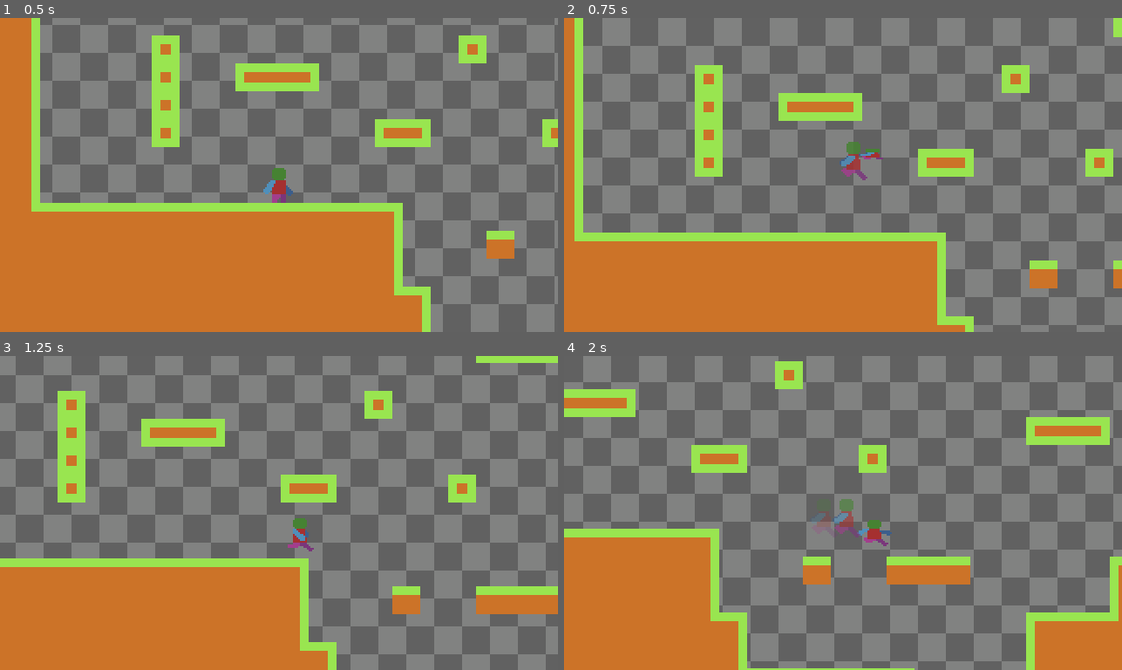
Above: before the commit, frames 1-4 (two rows, left to right).
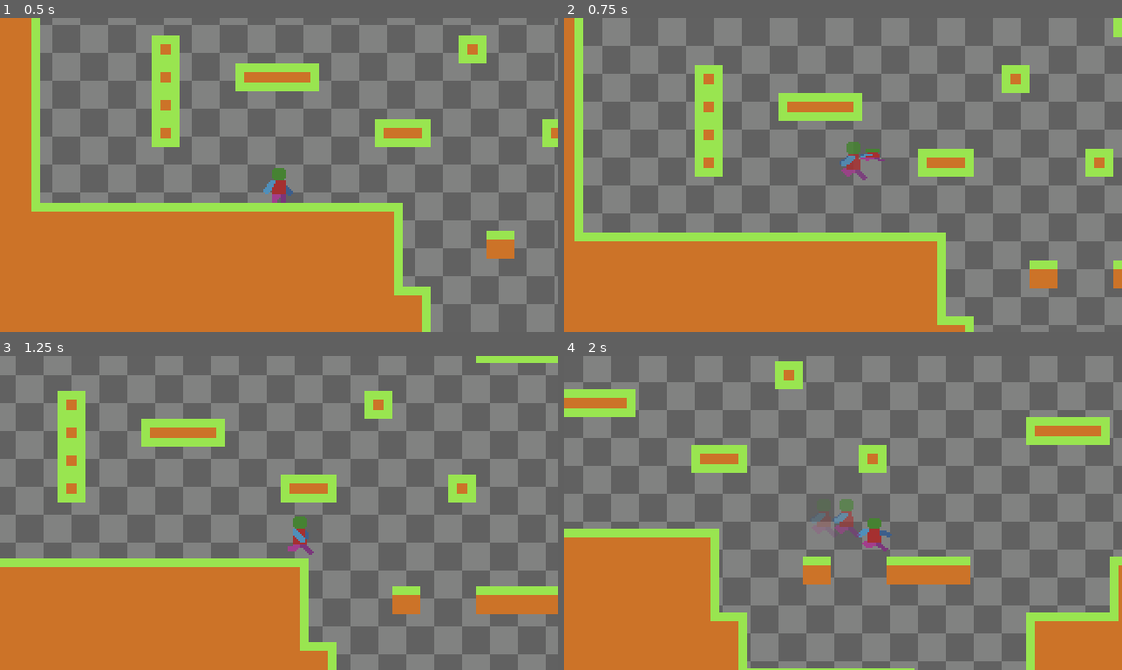
Above: after the commit, the same moments.

Repository: Vladimir91f/TheWayHome2DGame
Game: Godot game, scene res://World/World.tscn
The game is run twice, just before and just after one commit, with the same random seed, the same clock (stepped at 60 frames per second) and the same inputs.
Inputs:
- Up to frame 1 (0.5 s): no input
- Up to frame 2 (0.75 s): tap Enter at 0.5 s; hold D (KeyRight) from 0.53 s (still down); hold Space (KeyJump) from 0.53 s (still down); tap Shift (KeyDash) at 0.6 s
- Up to frame 3 (1.25 s): keep holding D (KeyRight); keep holding Space (KeyJump)
- Up to frame 4 (2 s): keep holding D (KeyRight); release Space (KeyJump) at 1.28 s; tap Space (KeyJump) at 1.35, 1.52, 1.82 s; tap Shift (KeyDash) at 1.55 s

Frame 1 is identical in both runs. In frame 2, less than 0.1% of the frame differs, in the area x 52-58%, y 42-46%; in frame 3, 0.1%; in frame 4, 0.2%, in the area x 52-59%, y 51-63%.

Commit message:
Refactor Part 3.

Diff:
--- a/Entity/Player/Player.gd
+++ b/Entity/Player/Player.gd
@@ -12,13 +12,9 @@
 
 @onready var JumpBufferTimer = $Timers/JumpBufferTimer
 @onready var CoyoteTimer = $Timers/CoyoteTimer
-@onready var DashBuffer: Timer = $Timers/DashBuffer
-@onready var DashTimer: Timer = $Timers/DashTimer
 
 @onready var RCWallKickLeft = $Raycasts/WallJump/WallKickLeft
 @onready var RCWallKickRight = $Raycasts/WallJump/WallKickRight
-
-@onready var DashGhost: CPUParticles2D = $GraphicsEffects/Dash/DashGhost
 
 
 # Physics variables
@@ -32,15 +28,6 @@
 const GravityFall = 700
 const MaxFallVelocity = 700
 
-const WallKickAcceleration = 4
-const WallKickDeceleration = 5
-const WallJumpYSpeedPeak = 0 # Скорость при которой прыжок от стены закончится и перейдет в состояние падения
-
-const DashSpeed = 300
-const DashAcceleration = 4
-const DashTime = 0.15
-const DashDelayEffect = 30
-
 # Player variables
 var moveSpeed = RunSpeed
 var Acceleration = GroundAcceleration
@@ -48,12 +35,7 @@
 var moveDirectionX = 0
 var wallDirection = Vector2.ZERO
 
-var dashDirection: Vector2
 var facing = 1
-
-var squishX = 1.0
-var squishY = 1.0
-var squishStep = 0.02
 
 # Input variables
 var keyUp = false
@@ -89,11 +71,23 @@
 	move_and_slide()
 
 	# Update Squish
-	UpdateSquish()
+	FSM.Dash.UpdateSquish()
 
 #endregion
 
 #region Custom functions
+
+func GetInputStates():
+	keyUp = Input.is_action_pressed("KeyUp")
+	keyDown = Input.is_action_pressed("KeyDown")
+	keyLeft = Input.is_action_pressed("KeyLeft")
+	keyRight = Input.is_action_pressed("KeyRight")
+	keyJump = Input.is_action_pressed("KeyJump")
+	keyJumpPressed = Input.is_action_just_pressed("KeyJump")
+	keyDash = Input.is_action_just_pressed("KeyDash")
+
+	if(keyRight): facing = 1
+	if(keyLeft): facing = -1
 
 func HorizontalMovement(acceleration: float = Acceleration, deceleration: float = Deceleration):
 	moveDirectionX = Input.get_axis("KeyLeft", "KeyRight")
@@ -111,49 +105,9 @@
 		FSM.Dash.dashes = 0
 		FSM.ChangeState(FSM.Idle)
 
-func GetWallDirection():
-	if(RCWallKickRight.is_colliding()):
-		wallDirection = Vector2.RIGHT
-	elif(RCWallKickLeft.is_colliding()):
-		wallDirection = Vector2.LEFT
-	else:
-		wallDirection = Vector2.ZERO
-
-func GetDashDirection() -> Vector2:
-	var _dir = Vector2.ZERO
-	if(!keyLeft and !keyRight and !keyUp and !keyDown):
-		_dir = Vector2(facing, 0)
-	else:
-		_dir = Vector2(Input.get_axis("KeyLeft", "KeyRight"), Input.get_axis("KeyUp", "KeyDown"))
-	return _dir
-
-func GetInputStates():
-	keyUp = Input.is_action_pressed("KeyUp")
-	keyDown = Input.is_action_pressed("KeyDown")
-	keyLeft = Input.is_action_pressed("KeyLeft")
-	keyRight = Input.is_action_pressed("KeyRight")
-	keyJump = Input.is_action_pressed("KeyJump")
-	keyJumpPressed = Input.is_action_just_pressed("KeyJump")
-	keyDash = Input.is_action_just_pressed("KeyDash")
-
-	if(keyRight): facing = 1
-	if(keyLeft): facing = -1
-
 func HandleGravity(delta, gravity: float = GravityJump):
 	if(!is_on_floor()):
 		velocity.y += gravity * delta
-
-func UpdateSquish():
-	Sprite.scale.x = squishX
-	Sprite.scale.y = squishY
-
-	if(squishX != 1.0): squishX = move_toward(squishX, 1.0, squishStep)
-	if(squishY != 1.0): squishY = move_toward(squishY, 1.0, squishStep)
-
-func SetSquish(_squishX: float = 1.0, _squishY: float = 1.0, _squishStep: float = squishStep):
-	squishX = _squishX if (_squishX != 0) else 1.0
-	squishY = _squishY if (_squishY != 0) else 1.0
-	squishStep = _squishStep if (_squishStep != 0) else squishStep
 
 func HandleFlipH():
 	Sprite.flip_h = (facing < 1)
--- a/Entity/Player/States/DashState.gd
+++ b/Entity/Player/States/DashState.gd
@@ -1,20 +1,35 @@
 extends BaseState
 
+@onready var DashBuffer: Timer = $"../../Timers/DashBuffer"
+@onready var DashTimer: Timer = $"../../Timers/DashTimer"
+
+@onready var DashGhost: CPUParticles2D = $"../../GraphicsEffects/Dash/DashGhost"
+
+const DashSpeed = 300
+const DashAcceleration = 4
+const DashTime = 0.15
+const DashDelayEffect = 30
 const MaxDashes = 1
 const DashSquish = 0.25
 const DashBufferTime = 0.075
 const DashMomentumCarry = 0.5
+
 var dashes = 0
+var squishX = 1.0
+var squishY = 1.0
+var squishStep = 0.02
+var dashDirection: Vector2
+
 var DistortionEffect = preload("res://Entity/Player/DashDistortion.tscn")
 
 func Enter():
 	Name = 'Dash'
-	OS.delay_msec(FSMOwner.DashDelayEffect)
-	FSMOwner.dashDirection = FSMOwner.GetDashDirection()
-	FSMOwner.DashGhost.restart()
-	FSMOwner.velocity = FSMOwner.dashDirection.normalized() * FSMOwner.DashSpeed
-	FSMOwner.DashTimer.start(FSMOwner.DashTime)
-	FSMOwner.SetSquish(abs(FSMOwner.dashDirection.y * DashSquish), abs(FSMOwner.dashDirection.x * DashSquish))
+	OS.delay_msec(DashDelayEffect)
+	dashDirection = GetDashDirection()
+	DashGhost.restart()
+	FSMOwner.velocity = dashDirection.normalized() * DashSpeed
+	DashTimer.start(DashTime)
+	SetSquish(abs(dashDirection.y * DashSquish), abs(dashDirection.x * DashSquish))
 	var _distortion = DistortionEffect.instantiate()
 	_distortion.global_position = FSMOwner.global_position
 	get_tree().root.get_node('World').add_child(_distortion)
@@ -26,23 +41,44 @@
 	pass
 
 func Update(_delta: float):
+	UpdateSquish()
 	HandleDashEnd()
 	HandleAnimation()
 
 func Handle():
 	if(dashes < MaxDashes):
 		if(FSMOwner.keyDash):
-			if(FSMOwner.DashTimer.time_left <= 0):
-				FSMOwner.DashTimer.start(DashBufferTime)
-				await FSMOwner.DashTimer.timeout
+			if(DashTimer.time_left <= 0):
+				DashTimer.start(DashBufferTime)
+				await DashTimer.timeout
 				dashes += 1
 				FSM.ChangeState(FSM.Dash)
 
 func HandleDashEnd():
-	if(FSMOwner.DashTimer.time_left <= 0):
-		FSMOwner.DashTimer.stop()
+	if(DashTimer.time_left <= 0):
+		DashTimer.stop()
 		FSMOwner.velocity *= DashMomentumCarry
 		FSM.ChangeState(FSM.Fall)
+
+func GetDashDirection() -> Vector2:
+	var _dir = Vector2.ZERO
+	if(!FSMOwner.keyLeft and !FSMOwner.keyRight and !FSMOwner.keyUp and !FSMOwner.keyDown):
+		_dir = Vector2(FSMOwner.facing, 0)
+	else:
+		_dir = Vector2(Input.get_axis("KeyLeft", "KeyRight"), Input.get_axis("KeyUp", "KeyDown"))
+
+	return _dir
+
+func SetSquish(_squishX: float = 1.0, _squishY: float = 1.0, _squishStep: float = squishStep):
+	squishX = _squishX if (_squishX != 0) else 1.0
+	squishY = _squishY if (_squishY != 0) else 1.0
+	squishStep = _squishStep if (_squishStep != 0) else squishStep
+
+func UpdateSquish():
+	FSMOwner.Sprite.scale.x = squishX
+	FSMOwner.Sprite.scale.y = squishY
+	if(squishX != 1.0): squishX = move_toward(squishX, 1.0, squishStep)
+	if(squishY != 1.0): squishY = move_toward(squishY, 1.0, squishStep)
 
 func HandleAnimation():
 	FSMOwner.Animator.play('Dash')
--- a/Entity/Player/States/IdleState.gd
+++ b/Entity/Player/States/IdleState.gd
@@ -10,12 +10,12 @@
 	pass
 
 func Update(_delta):
+	FSMOwner.HorizontalMovement()
 	FSM.Fall.Handle()
 	FSM.Jump.Handle()
-	FSMOwner.HorizontalMovement()
+	FSM.Dash.Handle()
 	if(FSMOwner.moveDirectionX != 0):
 		FSM.ChangeState(FSM.Run)
-	FSM.Dash.Handle()
 	HandleAnimation()
 
 func HandleAnimation():
--- a/Entity/Player/States/JumpState.gd
+++ b/Entity/Player/States/JumpState.gd
@@ -4,6 +4,7 @@
 const JumpVelocity = -240
 const JumpMultiplier = 0.5
 const MaxJumps = 1 # Если увеличить можно сделать двойные прыжки
+
 var jumps = 0
 
 func Enter():
--- a/Entity/Player/States/WallJumpState.gd
+++ b/Entity/Player/States/WallJumpState.gd
@@ -2,6 +2,9 @@
 
 const WallJumpVelocity = -190
 const WallJumpHSpeed = 120
+const WallKickAcceleration = 4
+const WallKickDeceleration = 5
+const WallJumpYSpeedPeak = 0 # Скорость при которой прыжок от стены закончится и перейдет в состояние падения
 
 var lastWallDirection
 var shouldEnableWallKick
@@ -16,15 +19,15 @@
 	pass
 
 func Update(delta):
-	FSMOwner.GetWallDirection()
 	FSMOwner.HandleGravity(delta, FSMOwner.GravityJump)
+	FSM.WallJump.GetWallDirection()
+	FSM.Dash.Handle()
 	HandleWallKickMovement()
 	HandleWallJumpEnd()
-	FSM.Dash.Handle()
 	HandleAnimation()
 
 func Handle():
-	FSMOwner.GetWallDirection()
+	FSM.WallJump.GetWallDirection()
 	if((FSMOwner.keyJumpPressed or FSMOwner.JumpBufferTimer.time_left > 0) and FSMOwner.wallDirection != Vector2.ZERO):
 		FSM.ChangeState(FSM.WallJump)
 
@@ -44,18 +47,25 @@
 
 func HandleWallKickMovement():
 	if(!FSMOwner.keyLeft and !FSMOwner.keyRight):
-		FSMOwner.velocity.x = move_toward(FSMOwner.velocity.x, 0, FSMOwner.WallKickAcceleration)
+		FSMOwner.velocity.x = move_toward(FSMOwner.velocity.x, 0, WallKickAcceleration)
 	else:
 		if((lastWallDirection == Vector2.LEFT and FSMOwner.keyRight) or (lastWallDirection == Vector2.RIGHT and FSMOwner.keyLeft)):
-			FSMOwner.HorizontalMovement(FSMOwner.WallKickAcceleration, FSMOwner.WallKickDeceleration)
+			FSMOwner.HorizontalMovement(WallKickAcceleration, WallKickDeceleration)
 
 func HandleWallJumpEnd():
-	if(FSMOwner.velocity.y >= FSMOwner.WallJumpYSpeedPeak):
+	if(FSMOwner.velocity.y >= WallJumpYSpeedPeak):
 		FSM.ChangeState(FSM.Fall)
 
 	if(FSMOwner.wallDirection != lastWallDirection and FSMOwner.wallDirection != Vector2.ZERO):
 		FSM.ChangeState(FSM.Fall)
 
+func GetWallDirection():
+	if(FSMOwner.RCWallKickRight.is_colliding()):
+		FSMOwner.wallDirection = Vector2.RIGHT
+	elif(FSMOwner.RCWallKickLeft.is_colliding()):
+		FSMOwner.wallDirection = Vector2.LEFT
+	else:
+		FSMOwner.wallDirection = Vector2.ZERO
 
 func HandleAnimation():
 	if(!FSMOwner.keyLeft and !FSMOwner.keyRight and shouldEnableWallKick):
--- a/Entity/Player/States/WallSlideState.gd
+++ b/Entity/Player/States/WallSlideState.gd
@@ -14,8 +14,8 @@
 	pass
 
 func Update(_delta):
-	FSMOwner.GetWallDirection()
 	FSMOwner.HandleLanding()
+	FSM.WallJump.GetWallDirection()
 	FSM.WallJump.Handle()
 	HandleWallSlideMovement()
 	HandleAnimation()
